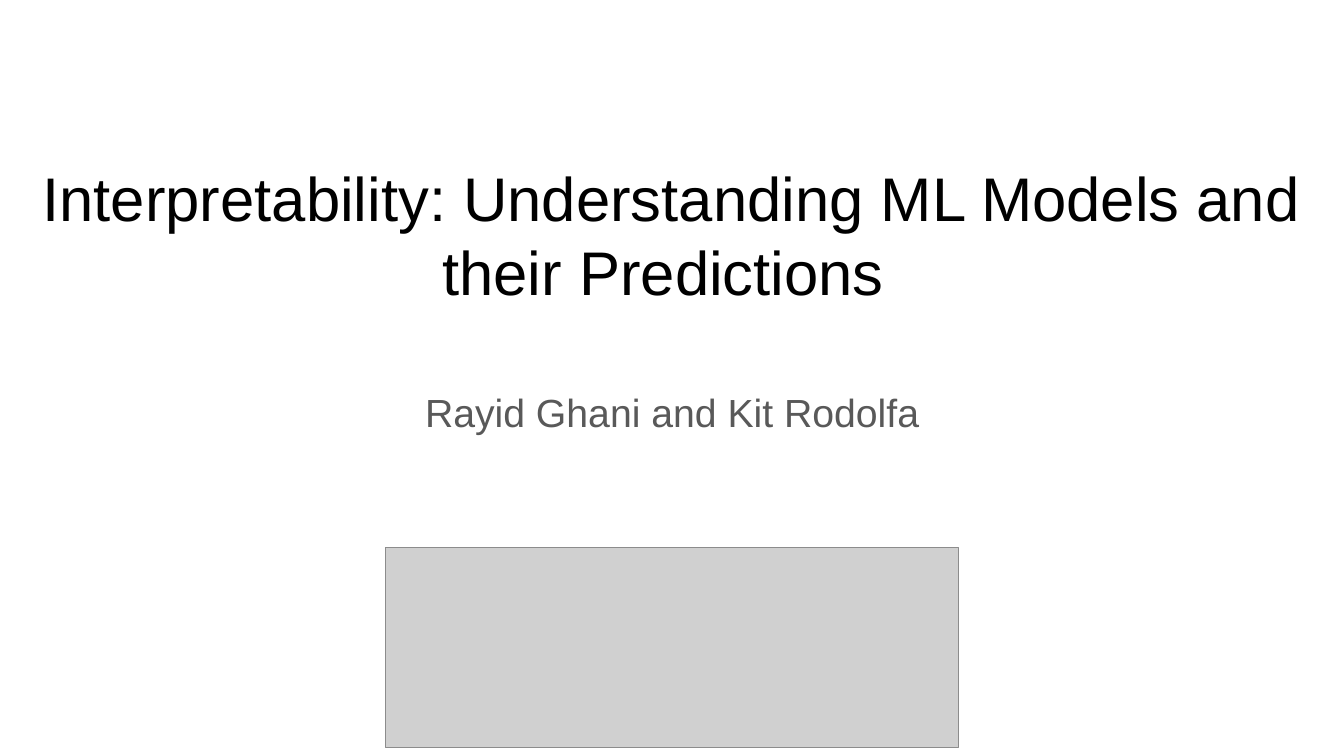
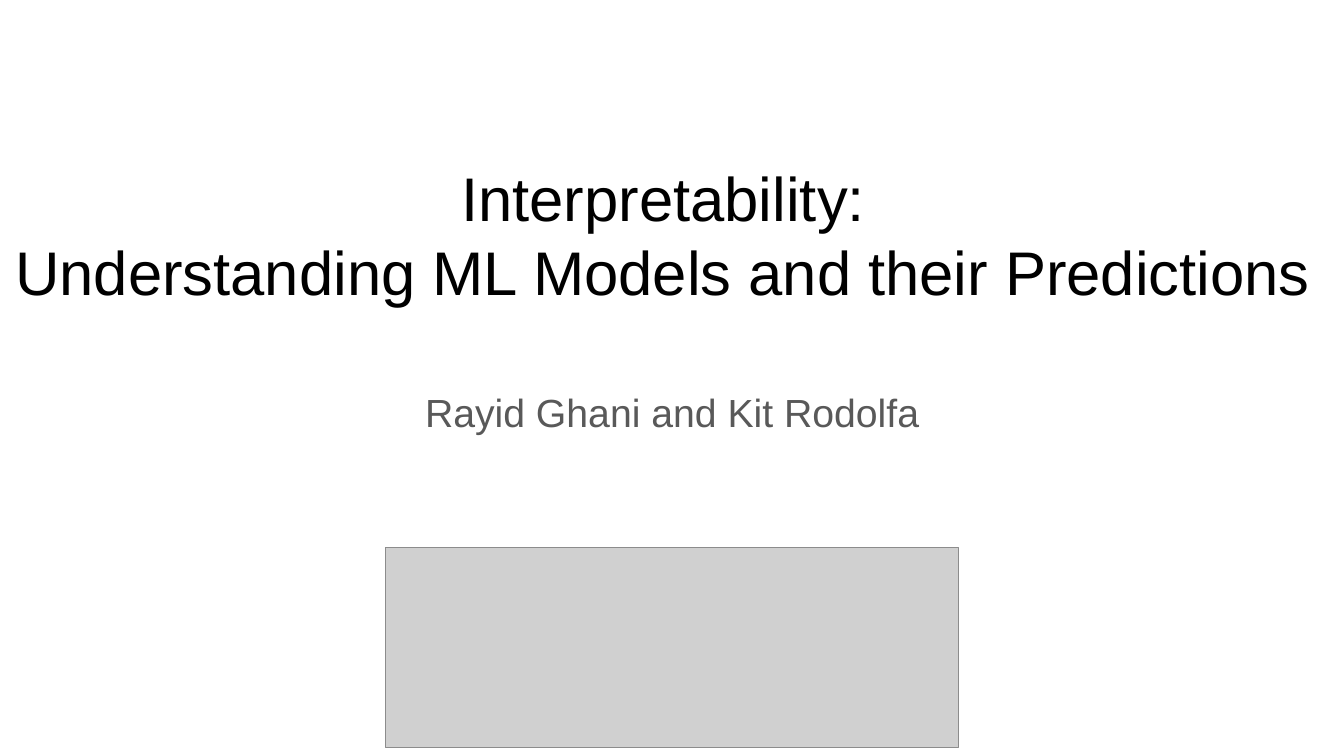
Before and after one commit to dssg/mlforpublicpolicylab, a slide deck: slide 1 of Lectures/16-interpretability-part-1.pptx. Drawn at 1344x756 pixels with LibreOffice and Linux fonts; fonts in the diff are those of the drawing; grey boxes stand for pictures. Boxes give left, top, right and bottom in pixels: in the first picture for what was removed or moved away, otherwise in the second. Text is boxed around its words. In the diff, an @@ line names an element or a change of style, - is before the commit and + after.

Commit message:
interpretability slides

```diff
--- a/Lectures/16-interpretability-part-1.pptx
+++ b/Lectures/16-interpretability-part-1.pptx
@@ text at [15, 176, 1310, 306]: text changed @@
-Interpretability: Understanding ML Models and their Predictions
+Interpretability:
+Understanding ML Models and their Predictions
```
Also in this commit, not shown: 2 other slides changed, 3 slides added.
